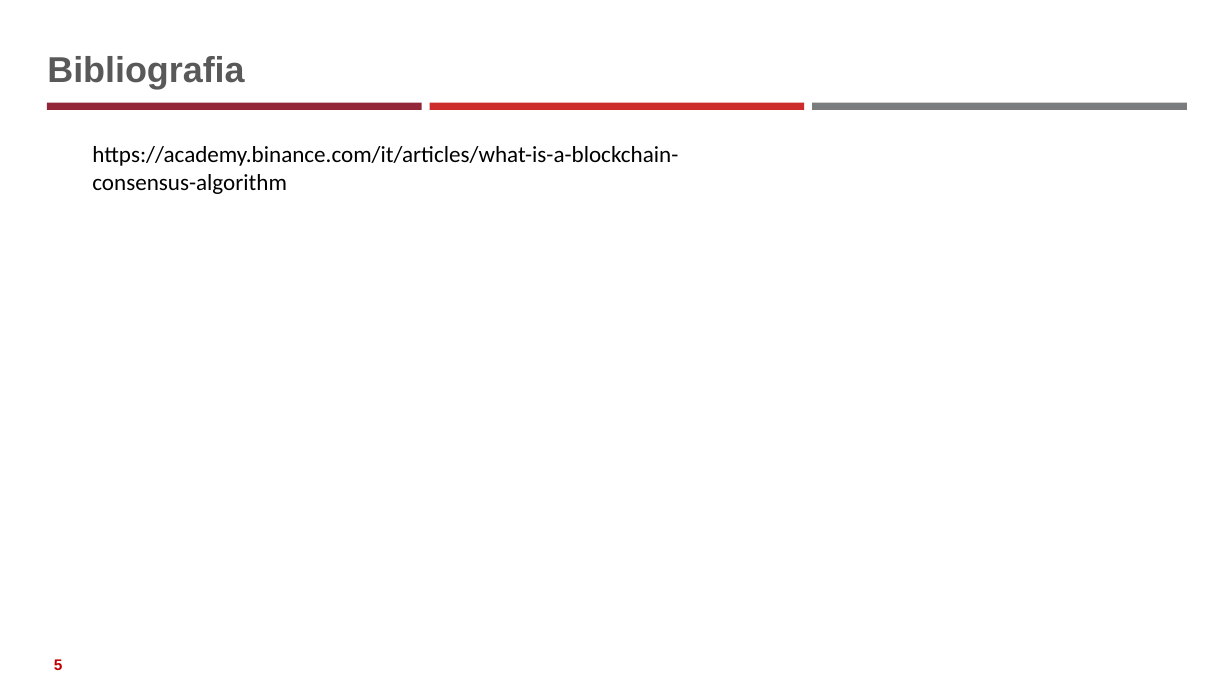
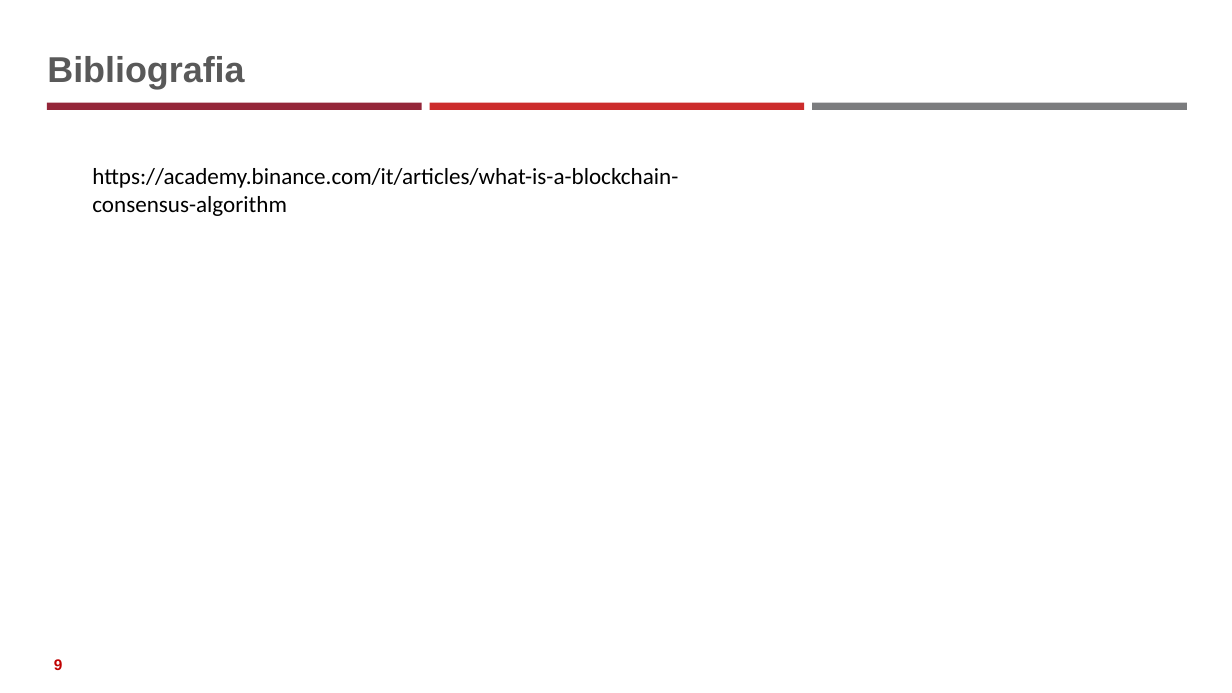
Before and after one commit to neural1977/data_science_interview_material, a slide deck: slide 9 of Assicurazioni/Algoritmi di consenso distribuito_ita.pptx (slide 5 before the commit). Drawn at 1232x693 pixels with LibreOffice and Linux fonts; fonts in the diff are those of the drawing. Boxes give left, top, right and bottom in pixels: in the first picture for what was removed or moved away, otherwise in the second. Text is boxed around its words. In the diff, an @@ line names an element or a change of style, - is before the commit and + after.

```diff
--- a/Assicurazioni/Algoritmi di consenso distribuito_ita.pptx
+++ b/Assicurazioni/Algoritmi di consenso distribuito_ita.pptx
@@ text "https://academy.binance.com/it/articles/what-is-a-blockchain ...": place and size @@
-text "https://academy.binance.com/it/articles/what-is-a-blockchain ..." at (92, 146, 678, 194)
+text "https://academy.binance.com/it/articles/what-is-a-blockchain ..." at (92, 168, 678, 216)
@@ page number at (54, 659, 63, 670): text changed @@
-5
+9
```
Also in this commit, not shown: 1 other slide changed, 4 slides added, 2 other files.
